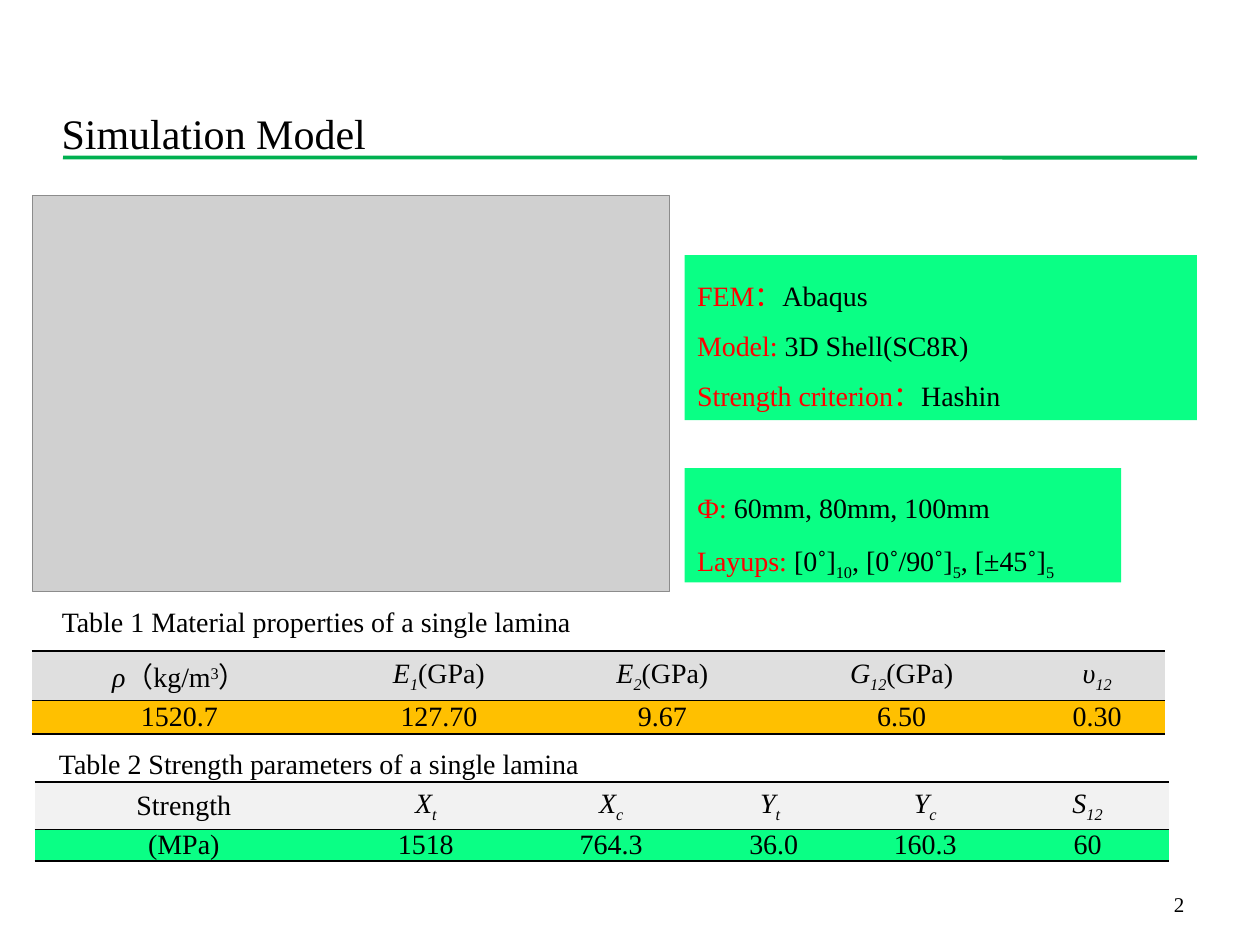
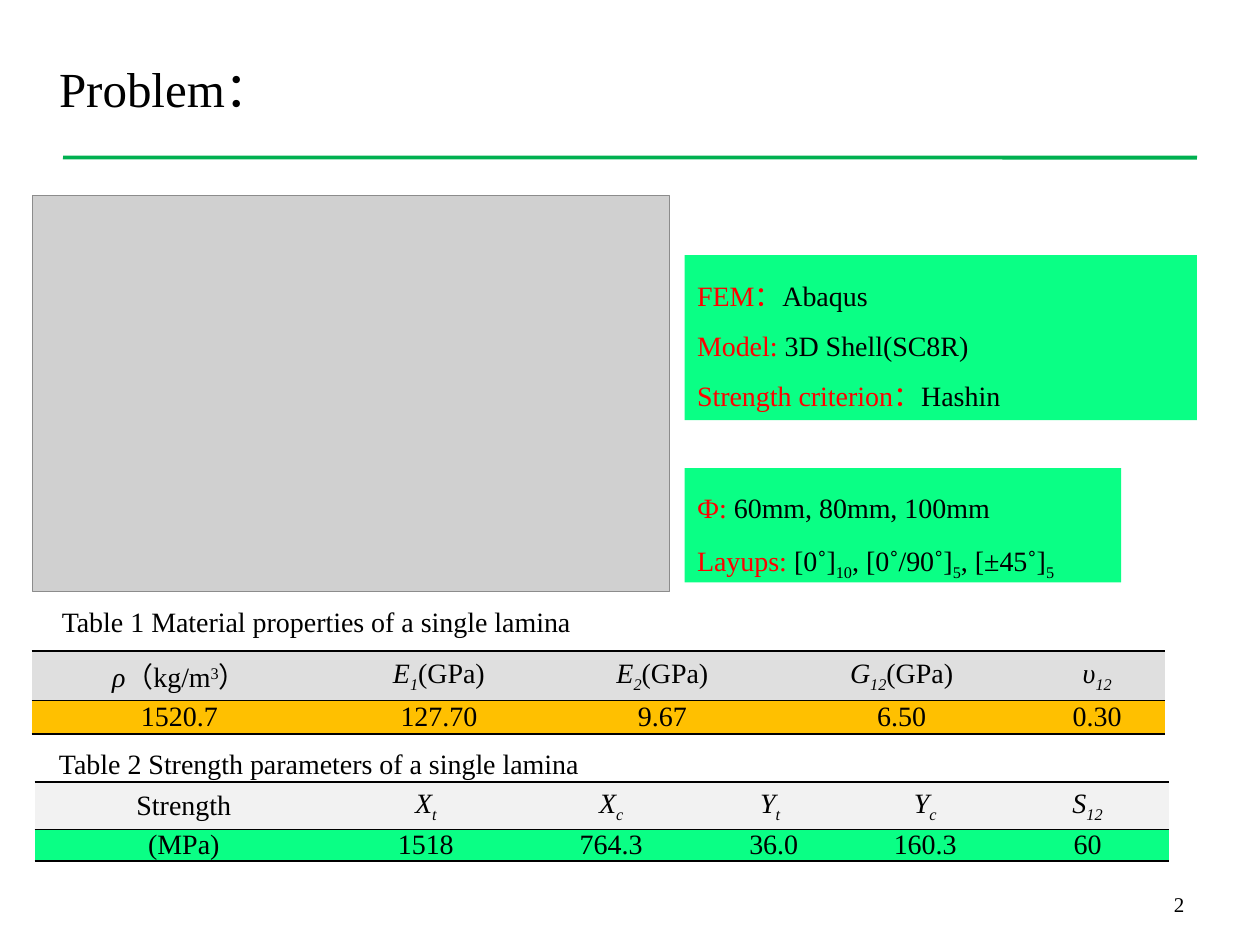
Before and after one commit to Chu2015/UMAThashinlinear4, a slide deck: slide 2 of 组会报告/组会20180110.pptx. Drawn at 1260x945 pixels with LibreOffice and Linux fonts; fonts in the diff are those of the drawing; grey boxes stand for pictures; background and template pictures are left out. Boxes give left, top, right and bottom in pixels: in the first picture for what was removed or moved away, otherwise in the second. Text is boxed around its words. In the diff, an @@ line names an element or a change of style, - is before the commit and + after.

```diff
--- a/组会报告/组会20180110.pptx
+++ b/组会报告/组会20180110.pptx
@@ text at [59,73,274,108]: text changed; size 24 to 28 pt @@
-Simulation Model
+Problem：
```
Also in this commit, not shown: 4 other slides changed, 9 slides added, 2 other files.
